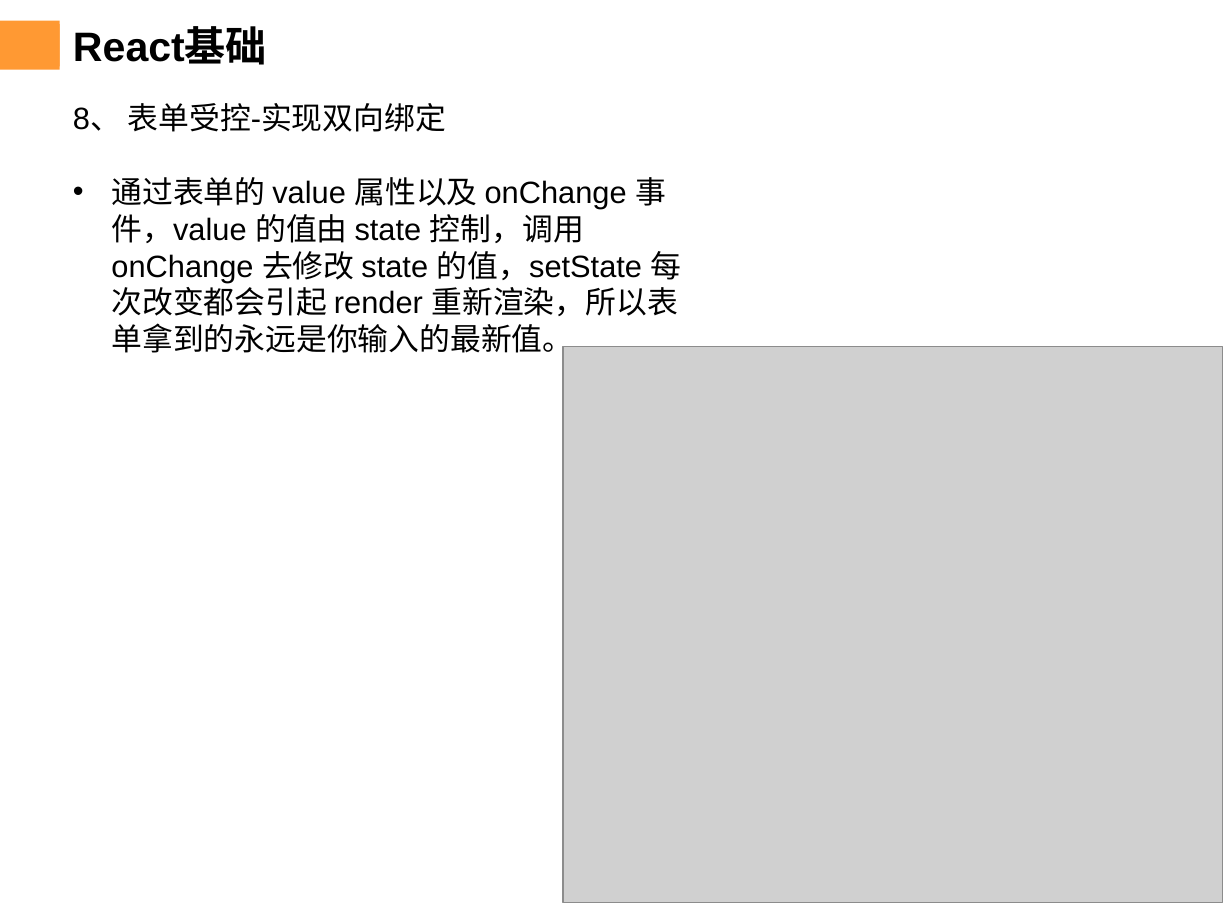
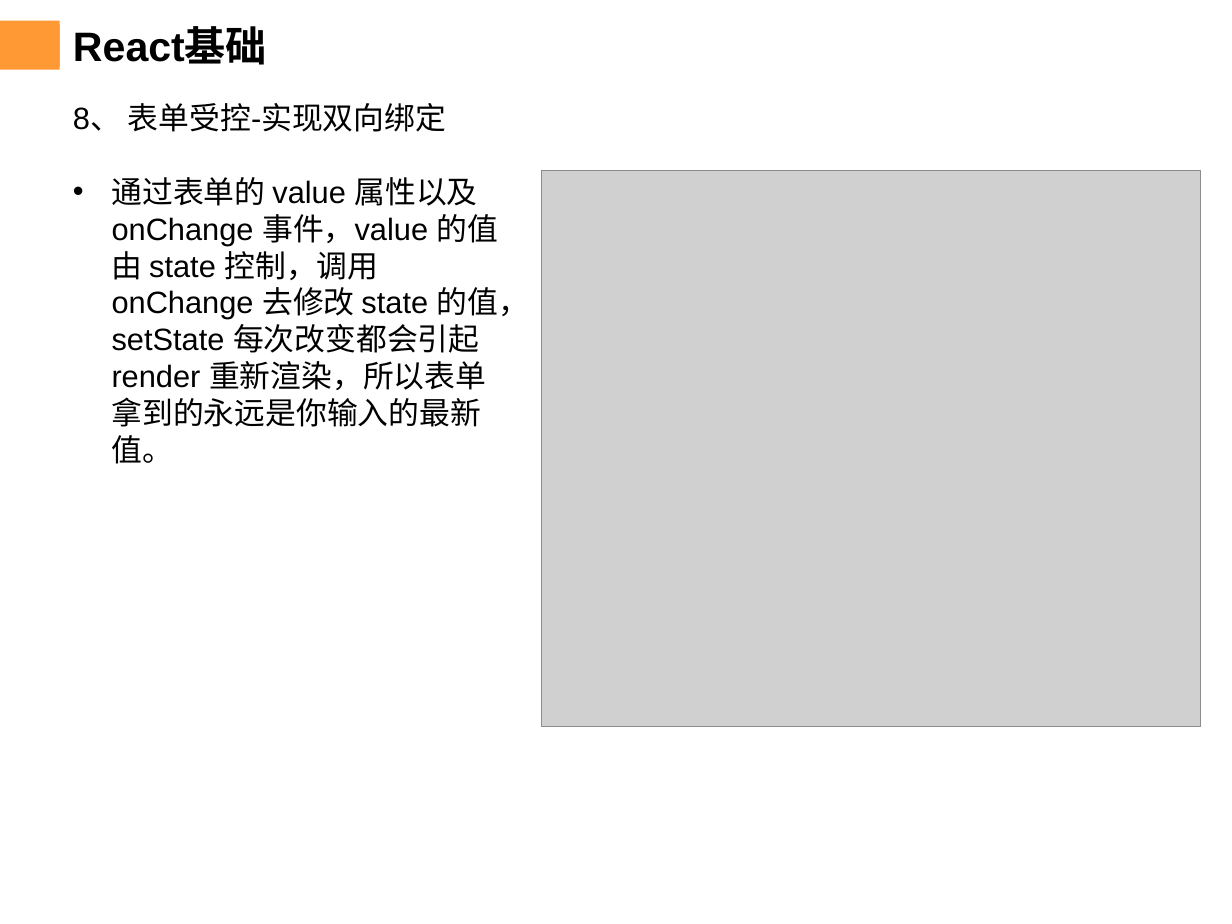
Before and after one commit to chenqiuli/JY-peixun-1, a slide deck: slide 17 of PPT内容-20240103-2.pptx. Drawn at 1232x924 pixels with LibreOffice and Linux fonts; fonts in the diff are those of the drawing; grey boxes stand for pictures; background and template pictures are left out. Boxes give left, top, right and bottom in pixels: in the first picture for what was removed or moved away, otherwise in the second. Text is boxed around its words. In the diff, an @@ line names an element or a change of style, - is before the commit and + after.

Commit message:
feat: 修改ppt

```diff
--- a/PPT内容-20240103-2.pptx
+++ b/PPT内容-20240103-2.pptx
@@ text "8、 表单受控-实现双向绑定" rewrapped from bbox=[73, 103, 682, 359] to bbox=[73, 103, 529, 464] @@
@@ picture: place and size @@
-picture at bbox=[563, 346, 1222, 902]
+picture at bbox=[541, 171, 1200, 727]
```
Also in this commit, not shown: 15 other slides changed, 1 slide added, 6 other files.
